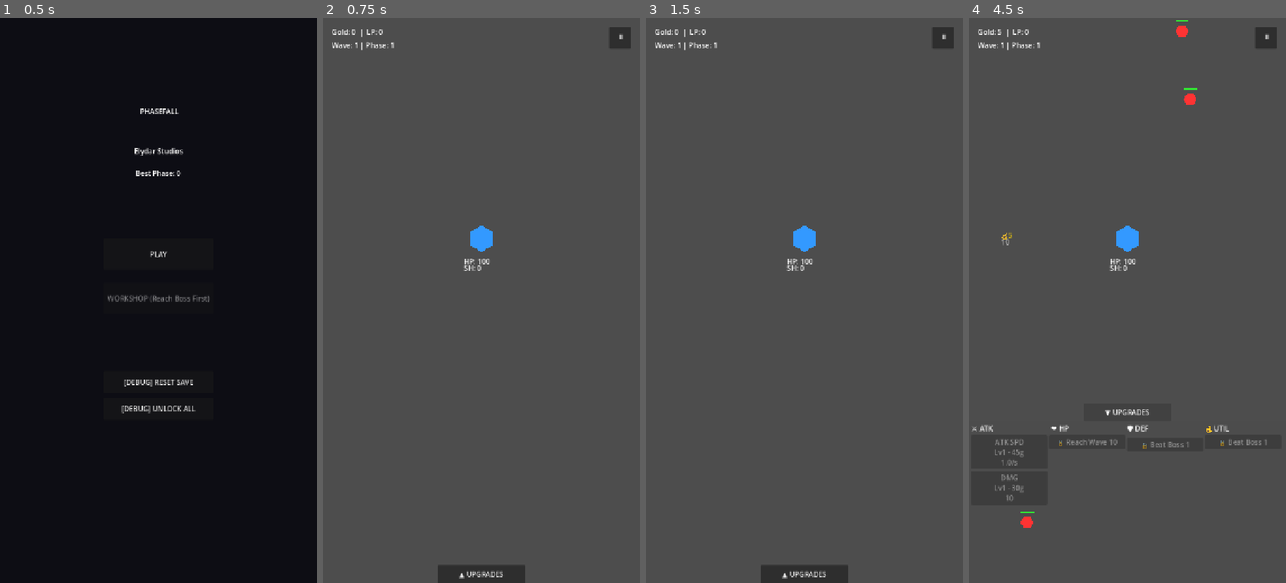
Above: before the commit, frames 1-4 (left to right).
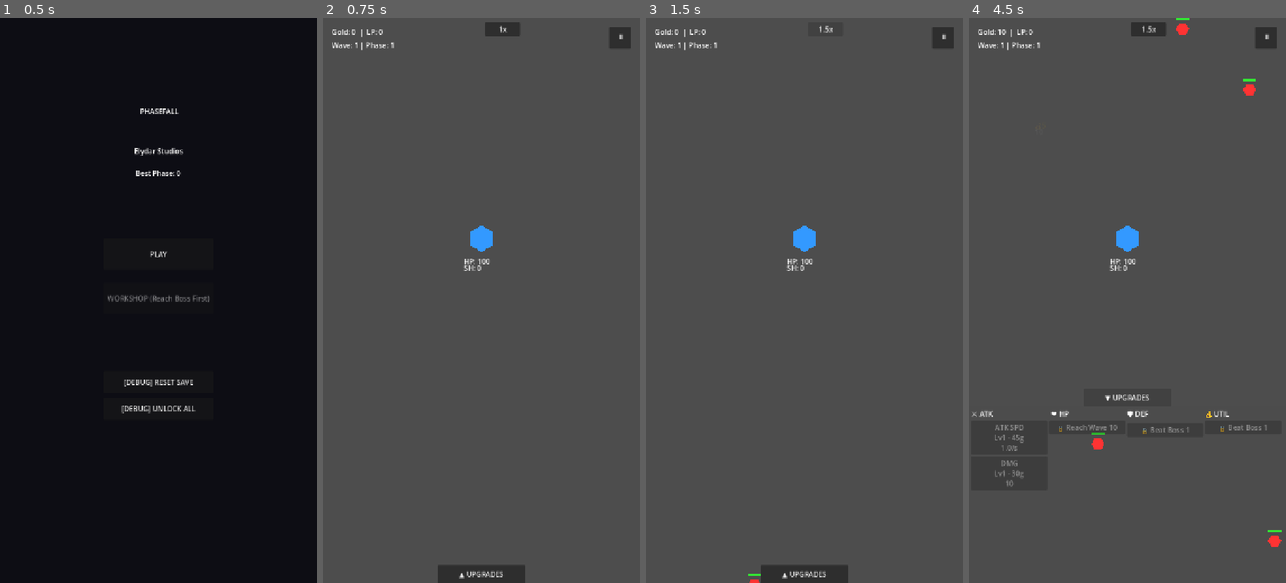
Above: after the commit, the same moments.

Repository: elydarstudio/Base_Defence
Game: Godot game, scene res://Scenes/StartMenu.tscn
The game is run twice, just before and just after one commit, with the same random seed, the same clock (stepped at 60 frames per second) and the same inputs.
Inputs (mouse positions are in pixels of both pictures, inside the frame that each line leads up to):
- Up to frame 1 (0.5 s): no input
- Up to frame 2 (0.75 s): click "PLAY" at 0.5 s
- Up to frame 3 (1.5 s): click (826, 29) at 1.25 s, where only the run after the commit has a clickable "1x"
- Up to frame 4 (4.5 s): click (1149, 29) at 2 s, where only the run after the commit has a clickable "1.5x"; click (1149, 29) at 2.75 s, where only the run after the commit has a clickable "2.0x"; click (1149, 29) at 3.5 s, where only the run after the commit has a clickable "1.0x"; click "▲ UPGRADES" at 4.25 s

Frame 1 is identical in both runs. In frame 2, 0.3% of the frame differs, in the area x 51-62%, y 0-4%; in frame 3, less than 0.1%; in frame 4, 1.9%, in the area x 0-99%, y 0-94%.

Commit message:
feat: speed toggle 1x/1.5x/2x, hexagon spawn points, deterministic spawn rotation, time scale resets on pause/game over

Diff:
--- a/base-defence/Scripts/main.gd
+++ b/base-defence/Scripts/main.gd
@@ -7,8 +7,13 @@
 var boss_scene: PackedScene
 var damage_number_scene: PackedScene
 
+#Game Speed
+var speed_index: int = 0
+var speed_steps: Array = [1.0, 1.5, 2.0]
+
 # Spawn
 var spawn_timer: float = 0.0
+var spawn_edge: int = 0
 var enemies_to_spawn: int = 0
 var enemies_spawned: int = 0
 var wave_complete: bool = false
@@ -369,11 +374,13 @@
 	if phase > SaveManager.data["best_phase"]:
 		SaveManager.data["best_phase"] = phase
 	SaveManager.save_game()
+	Engine.time_scale = 1.0
 	get_tree().paused = true
 
 func _on_restart_button_pressed():
 	get_tree().paused = false
 	get_tree().reload_current_scene()
+	Engine.time_scale = 1.0
 
 func _on_panel_handle_pressed():
 	panel_open = !panel_open
@@ -657,12 +664,14 @@
 	_update_ui()
 
 func _random_edge_position() -> Vector2:
-	var edge = randi() % 4
-	match edge:
-		0: return Vector2(randf_range(0, 720), -20)
-		1: return Vector2(randf_range(0, 720), 1300)
-		2: return Vector2(-20, randf_range(0, 1280))
-		3: return Vector2(740, randf_range(0, 1280))
+	spawn_edge = (spawn_edge + 1) % 6
+	match spawn_edge:
+		0: return Vector2(randf_range(0, 720), -20)          # top
+		1: return Vector2(randf_range(0, 720), 1300)         # bottom
+		2: return Vector2(-20, randf_range(0, 640))          # left top
+		3: return Vector2(-20, randf_range(640, 1280))       # left bottom
+		4: return Vector2(740, randf_range(0, 640))          # right top
+		5: return Vector2(740, randf_range(640, 1280))       # right bottom
 	return Vector2.ZERO
 
 # ── Pause ─────────────────────────────────────
@@ -678,12 +687,20 @@
 	get_tree().paused = false
 	await get_tree().process_frame
 	get_tree().reload_current_scene()
+	Engine.time_scale = 1.0
 
 func _on_pause_menu_button_pressed():
 	get_tree().paused = false
 	get_tree().change_scene_to_file("res://Scenes/StartMenu.tscn")
+	Engine.time_scale = 1.0
 
 # ── Game Over ─────────────────────────────────
 func _on_menu_button_pressed():
 	get_tree().paused = false
 	get_tree().change_scene_to_file("res://Scenes/StartMenu.tscn")
+	Engine.time_scale = 1.0
+
+func _on_speed_button_pressed():
+	speed_index = (speed_index + 1) % speed_steps.size()
+	Engine.time_scale = speed_steps[speed_index]
+	$UI/SpeedButton.text = str(speed_steps[speed_index]) + "x"
--- a/base-defence/main.tscn
+++ b/base-defence/main.tscn
@@ -320,6 +320,18 @@
 [node name="TooltipTimer" type="Timer" parent="UI" unique_id=187365830]
 wait_time = 1.75
 one_shot = true
+
+[node name="SpeedButton" type="Button" parent="UI" unique_id=1781282497]
+custom_minimum_size = Vector2(80, 0)
+anchors_preset = 1
+anchor_left = 1.0
+anchor_right = 1.0
+offset_left = -280.0
+offset_top = 10.0
+offset_right = -272.0
+offset_bottom = 18.0
+grow_horizontal = 0
+text = "1x"
 
 [node name="DamageLayer" type="CanvasLayer" parent="." unique_id=1848438676]
 
@@ -352,3 +364,4 @@
 [connection signal="pressed" from="UI/PauseScreen/PauseRestartButton" to="." method="_on_button_pause_restart_button_pressed"]
 [connection signal="pressed" from="UI/PauseScreen/PauseMenuButton" to="." method="_on_pause_menu_button_pressed"]
 [connection signal="timeout" from="UI/TooltipTimer" to="." method="_on_tooltip_timer_timeout"]
+[connection signal="pressed" from="UI/SpeedButton" to="." method="_on_speed_button_pressed"]
